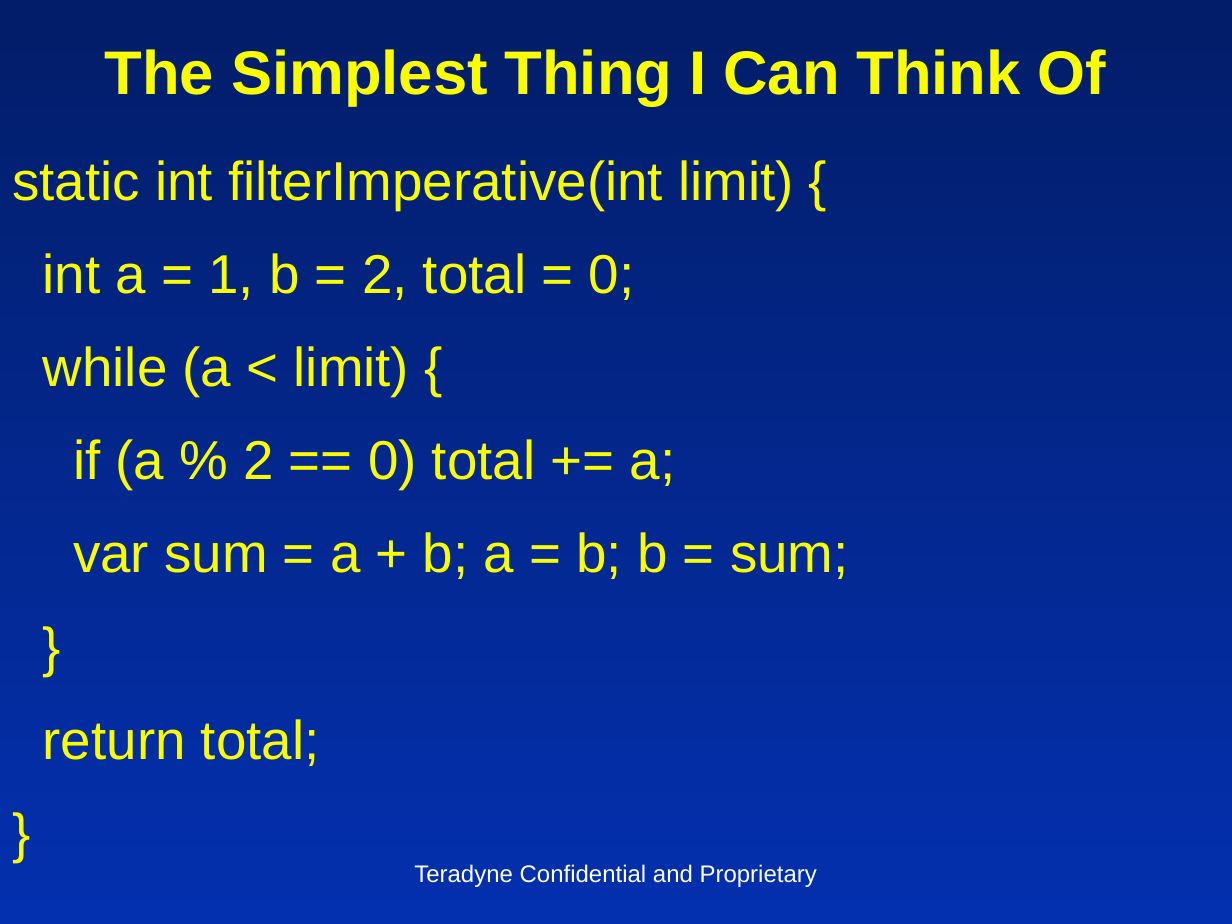
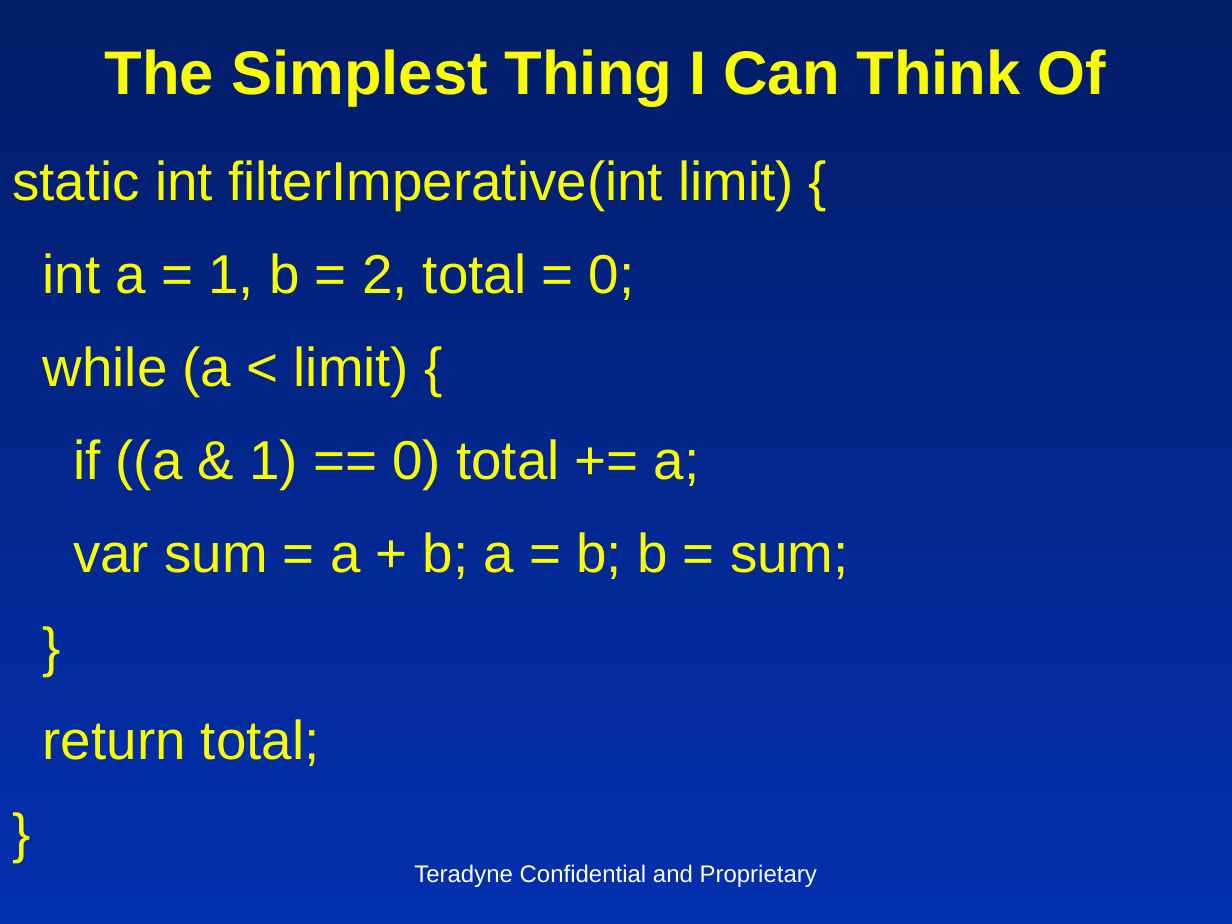
Before and after one commit to insideoutclub/Euler, a slide deck: slide 3 of FiveEasyPieces2.pptx (slide 5 before the commit). Drawn at 1232x924 pixels with LibreOffice and Linux fonts; fonts in the diff are those of the drawing. Boxes give left, top, right and bottom in pixels: in the first picture for what was removed or moved away, otherwise in the second. Text is boxed around its words. In the diff, an @@ line names an element or a change of style, - is before the commit and + after.

```diff
--- a/FiveEasyPieces2.pptx
+++ b/FiveEasyPieces2.pptx
@@ text at [73, 439, 700, 489]: text changed @@
-if (a % 2 == 0) total += a;
+if ((a & 1) == 0) total += a;
```
Also in this commit, not shown: 4 other slides changed, 7 slides removed, 1 other file.
